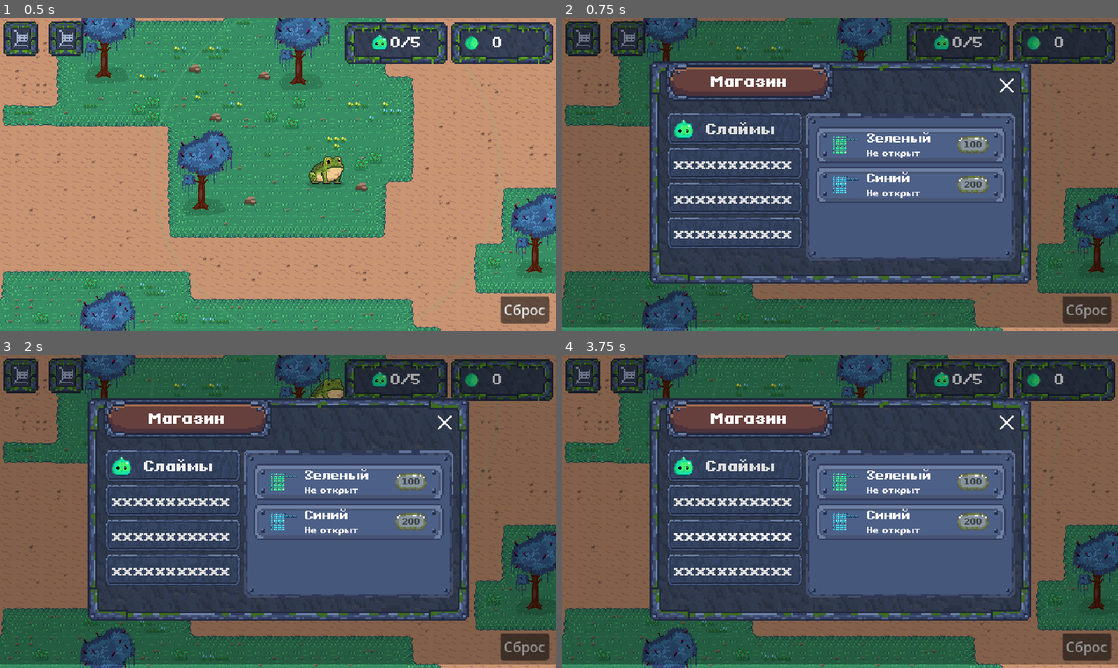
Above: before the commit, frames 1-4 (two rows, left to right).
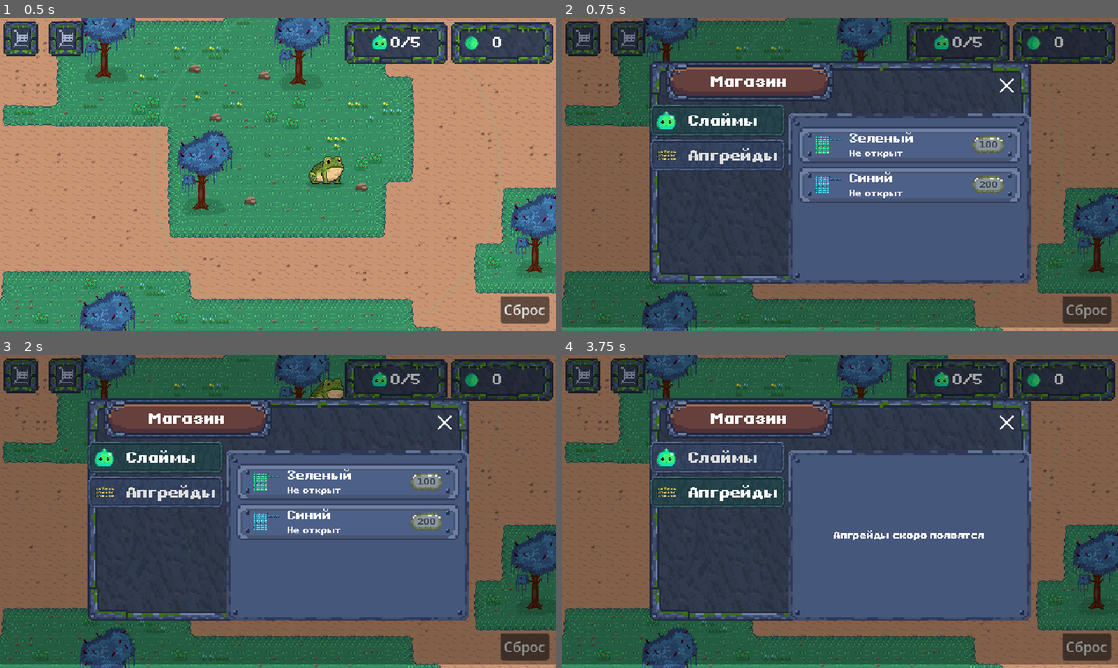
Above: after the commit, the same moments.

Repository: romanchertushkindev-art/animal-merge
Game: Godot game, scene res://Scenes/main.tscn
The game is run twice, just before and just after one commit, with the same random seed, the same clock (stepped at 60 frames per second) and the same inputs.
Inputs (mouse positions are in pixels of both pictures, inside the frame that each line leads up to):
- Up to frame 1 (0.5 s): no input
- Up to frame 2 (0.75 s): click (584, 39) at 0.5 s
- Up to frame 3 (2 s): click "Слаймы" at 1.25 s
- Up to frame 4 (3.75 s): click (734, 502) at 2 s, where only the run before the commit has a clickable "xxxxxxxxxxx"; click (717, 492) at 2.75 s, where only the run after the commit has a clickable "Апгрейды"; click (734, 536) at 3.5 s, where only the run before the commit has a clickable "xxxxxxxxxxx"

Frame 1 is identical in both runs. In frame 2, 12% of the frame differs, in the area x 15-85%, y 27-85%; in frame 3, 12%; in frame 4, 13%.

Commit message:
Магазин: вкладки вместо четырёх захардкоженных кнопок
Три кнопки с текстом «xxxxxxxxxxx» были заготовкой под разделы, но
ничем не управляли: справа всегда открывался список слизней.

- ShopSection (Resource): id, title, icon, content_scene. Разделы
  лежат в .tres рядом со сценой и перечислены в массиве sections у
  ShopContent — новая вкладка добавляется файлом, а не правкой .tscn
- ShopContent: кнопки создаются кодом в ButtonGroup с toggle_mode,
  контент подставляется в хост. Контент строится лениво: сцена
  вкладки создаётся при первом открытии и дальше просто показывается
- slot_selected.tres: у всех кнопок normal/pressed/hover был один и
  тот же стиль, поэтому активную вкладку не было видно
- Список слизней переехал в shop_tab_slimes.tscn, его сигналы больше
  не трогают скрытую вкладку: slime_changed летит на каждую каплю
- shop_item.tscn: карточка растягивается по ширине панели

Вкладка «Апгрейды» — заглушка: системы апгрейдов в игре нет, есть
только лягушка, вшитая в main.tscn как свободный узел.

Проверено headless-тестом (разделы грузятся, переключение, ленивое
кеширование) и скриншотами из настоящей игры.

Diff:
--- /dev/null
+++ b/Resources/tres/uiStyles/shop/slot_selected.tres
@@ -0,0 +1,8 @@
+[gd_resource type="StyleBoxTexture" format=3]
+
+[ext_resource type="Texture2D" path="res://Sprites/ui/slotItem.png" id="1_sel"]
+
+[resource]
+content_margin_left = 8.0
+texture = ExtResource("1_sel")
+modulate_color = Color(0.72, 1, 0.78, 1)
--- /dev/null
+++ b/Resources/ui/dialogs/shop/section_slimes.tres
@@ -0,0 +1,12 @@
+[gd_resource type="Resource" load_steps=4 format=3]
+
+[ext_resource type="Script" path="res://Scripts/ui/shop/shop_section.gd" id="1_script"]
+[ext_resource type="Texture2D" path="res://Sprites/slimes/slime_green_one.png" id="2_icon"]
+[ext_resource type="PackedScene" path="res://Resources/ui/dialogs/shop/shop_tab_slimes.tscn" id="3_scene"]
+
+[resource]
+script = ExtResource("1_script")
+id = "slimes"
+title = "Слаймы"
+icon = ExtResource("2_icon")
+content_scene = ExtResource("3_scene")
--- /dev/null
+++ b/Resources/ui/dialogs/shop/section_upgrades.tres
@@ -0,0 +1,12 @@
+[gd_resource type="Resource" load_steps=4 format=3]
+
+[ext_resource type="Script" path="res://Scripts/ui/shop/shop_section.gd" id="1_script"]
+[ext_resource type="Texture2D" path="res://Sprites/upgrades/frog.png" id="2_icon"]
+[ext_resource type="PackedScene" path="res://Resources/ui/dialogs/shop/shop_tab_upgrades.tscn" id="3_scene"]
+
+[resource]
+script = ExtResource("1_script")
+id = "upgrades"
+title = "Апгрейды"
+icon = ExtResource("2_icon")
+content_scene = ExtResource("3_scene")
--- a/Resources/ui/dialogs/shop/shop_content.tscn
+++ b/Resources/ui/dialogs/shop/shop_content.tscn
@@ -1,99 +1,23 @@
 [gd_scene format=3 uid="uid://fuh0sls2k658"]
 
-[ext_resource type="Script" uid="uid://puqxidl660e" path="res://Scripts/ui/shop/shop_content.gd" id="1_arh1s"]
-[ext_resource type="FontFile" uid="uid://mgslytvy8x0r" path="res://Resources/fonts/pixelFont.ttf" id="2_n2lyt"]
-[ext_resource type="StyleBox" uid="uid://dgckk5bh2ktat" path="res://Resources/tres/uiStyles/shop/slot_normal.tres" id="3_8qh6d"]
-[ext_resource type="Texture2D" uid="uid://dnwmalqb28qt6" path="res://Sprites/slimes/slime_green_one.png" id="4_arh1s"]
-[ext_resource type="Texture2D" uid="uid://c3ql2sgs13pyy" path="res://Sprites/ui/shopRec.png" id="5_arh1s"]
+[ext_resource type="Script" path="res://Scripts/ui/shop/shop_content.gd" id="1_content"]
+[ext_resource type="Script" path="res://Scripts/ui/shop/shop_section.gd" id="2_section"]
+[ext_resource type="Resource" path="res://Resources/ui/dialogs/shop/section_slimes.tres" id="3_slimes"]
+[ext_resource type="Resource" path="res://Resources/ui/dialogs/shop/section_upgrades.tres" id="4_upgrades"]
 
-[sub_resource type="StyleBoxTexture" id="StyleBoxTexture_ncpk5"]
-texture = ExtResource("5_arh1s")
+[node name="ShopContent" type="HBoxContainer"]
+script = ExtResource("1_content")
+sections = Array[ExtResource("2_section")]([ExtResource("3_slimes"), ExtResource("4_upgrades")])
 
-[node name="HBoxContainer2" type="HBoxContainer" unique_id=397478806]
-script = ExtResource("1_arh1s")
-
-[node name="MarginContainer2" type="MarginContainer" parent="." unique_id=843883880]
-layout_mode = 2
-size_flags_vertical = 0
-theme_override_constants/margin_left = 20
-theme_override_constants/margin_top = 10
-
-[node name="VBoxContainer" type="VBoxContainer" parent="MarginContainer2" unique_id=229996915]
+[node name="TabStrip" type="VBoxContainer" parent="."]
+unique_name_in_owner = true
 layout_mode = 2
 size_flags_horizontal = 0
+size_flags_vertical = 0
+theme_override_constants/separation = 4
 
-[node name="Button2" type="Button" parent="MarginContainer2/VBoxContainer" unique_id=462572780]
-custom_minimum_size = Vector2(156, 36)
-layout_mode = 2
-theme_override_constants/h_separation = 15
-theme_override_constants/icon_max_width = 22
-theme_override_fonts/font = ExtResource("2_n2lyt")
-theme_override_font_sizes/font_size = 16
-theme_override_styles/normal = ExtResource("3_8qh6d")
-theme_override_styles/pressed = ExtResource("3_8qh6d")
-theme_override_styles/hover = ExtResource("3_8qh6d")
-text = "Слаймы"
-icon = ExtResource("4_arh1s")
-alignment = 0
-
-[node name="Button" type="Button" parent="MarginContainer2/VBoxContainer" unique_id=311201804]
-custom_minimum_size = Vector2(156, 36)
-layout_mode = 2
-theme_override_constants/h_separation = 15
-theme_override_constants/icon_max_width = 22
-theme_override_fonts/font = ExtResource("2_n2lyt")
-theme_override_font_sizes/font_size = 16
-theme_override_styles/normal = ExtResource("3_8qh6d")
-theme_override_styles/pressed = ExtResource("3_8qh6d")
-theme_override_styles/hover = ExtResource("3_8qh6d")
-text = "xxxxxxxxxxx"
-alignment = 0
-
-[node name="Button3" type="Button" parent="MarginContainer2/VBoxContainer" unique_id=1297266124]
-custom_minimum_size = Vector2(156, 36)
-layout_mode = 2
-theme_override_constants/h_separation = 15
-theme_override_constants/icon_max_width = 22
-theme_override_fonts/font = ExtResource("2_n2lyt")
-theme_override_font_sizes/font_size = 16
-theme_override_styles/normal = ExtResource("3_8qh6d")
-theme_override_styles/pressed = ExtResource("3_8qh6d")
-theme_override_styles/hover = ExtResource("3_8qh6d")
-text = "xxxxxxxxxxx"
-alignment = 0
-
-[node name="Button4" type="Button" parent="MarginContainer2/VBoxContainer" unique_id=416989068]
-custom_minimum_size = Vector2(156, 36)
-layout_mode = 2
-theme_override_constants/h_separation = 15
-theme_override_constants/icon_max_width = 22
-theme_override_fonts/font = ExtResource("2_n2lyt")
-theme_override_font_sizes/font_size = 16
-theme_override_styles/normal = ExtResource("3_8qh6d")
-theme_override_styles/pressed = ExtResource("3_8qh6d")
-theme_override_styles/hover = ExtResource("3_8qh6d")
-text = "xxxxxxxxxxx"
-alignment = 0
-
-[node name="MarginContainer" type="MarginContainer" parent="." unique_id=661299702]
-layout_mode = 2
-theme_override_constants/margin_top = 10
-
-[node name="ScrollContainer" type="ScrollContainer" parent="MarginContainer" unique_id=475740403]
-custom_minimum_size = Vector2(241, 169)
-custom_maximum_size = Vector2(241, 169)
-layout_mode = 2
-theme_override_styles/panel = SubResource("StyleBoxTexture_ncpk5")
-
-[node name="Margins" type="MarginContainer" parent="MarginContainer/ScrollContainer" unique_id=161173694]
+[node name="TabHost" type="MarginContainer" parent="."]
+unique_name_in_owner = true
 layout_mode = 2
 size_flags_horizontal = 3
-size_flags_vertical = 2
-theme_override_constants/margin_left = 11
-theme_override_constants/margin_top = 15
-theme_override_constants/margin_right = 11
-theme_override_constants/margin_bottom = 0
-
-[node name="ItemList" type="VBoxContainer" parent="MarginContainer/ScrollContainer/Margins" unique_id=1870454891]
-unique_name_in_owner = true
-layout_mode = 2
+theme_override_constants/margin_top = 10
--- a/Resources/ui/dialogs/shop/shop_item.tscn
+++ b/Resources/ui/dialogs/shop/shop_item.tscn
@@ -14,6 +14,7 @@
 custom_minimum_size = Vector2(219, 42)
 offset_right = 156.0
 offset_bottom = 42.0
+size_flags_horizontal = 3
 theme_override_styles/panel = SubResource("StyleBoxTexture_u7w0x")
 script = ExtResource("2_adwjv")
 
--- /dev/null
+++ b/Resources/ui/dialogs/shop/shop_tab_slimes.tscn
@@ -0,0 +1,29 @@
+[gd_scene format=3]
+
+[ext_resource type="Script" path="res://Scripts/ui/shop/shop_tab_slimes.gd" id="1_tab"]
+[ext_resource type="Texture2D" path="res://Sprites/ui/shopRec.png" id="2_rec"]
+
+[sub_resource type="StyleBoxTexture" id="StyleBoxTexture_ncpk5"]
+texture = ExtResource("2_rec")
+
+[node name="ShopTabSlimes" type="ScrollContainer"]
+custom_minimum_size = Vector2(241, 169)
+clip_contents = true
+horizontal_scroll_mode = 0
+size_flags_horizontal = 3
+size_flags_vertical = 3
+theme_override_styles/panel = SubResource("StyleBoxTexture_ncpk5")
+script = ExtResource("1_tab")
+
+[node name="Margins" type="MarginContainer" parent="."]
+layout_mode = 2
+size_flags_horizontal = 3
+size_flags_vertical = 2
+theme_override_constants/margin_left = 11
+theme_override_constants/margin_top = 15
+theme_override_constants/margin_right = 11
+theme_override_constants/margin_bottom = 0
+
+[node name="ItemList" type="VBoxContainer" parent="Margins"]
+unique_name_in_owner = true
+layout_mode = 2
--- /dev/null
+++ b/Resources/ui/dialogs/shop/shop_tab_upgrades.tscn
@@ -0,0 +1,29 @@
+[gd_scene format=3]
+
+[ext_resource type="Script" path="res://Scripts/ui/shop/shop_tab_upgrades.gd" id="1_tab"]
+[ext_resource type="Texture2D" path="res://Sprites/ui/shopRec.png" id="2_rec"]
+
+[sub_resource type="StyleBoxTexture" id="StyleBoxTexture_ncpk5"]
+texture = ExtResource("2_rec")
+
+[node name="ShopTabUpgrades" type="Control"]
+custom_minimum_size = Vector2(241, 169)
+size_flags_horizontal = 3
+size_flags_vertical = 3
+script = ExtResource("1_tab")
+
+[node name="Panel" type="PanelContainer" parent="."]
+layout_mode = 1
+anchors_preset = 15
+anchor_right = 1.0
+anchor_bottom = 1.0
+grow_horizontal = 2
+grow_vertical = 2
+theme_override_styles/panel = SubResource("StyleBoxTexture_ncpk5")
+
+[node name="Label" type="Label" parent="Panel"]
+unique_name_in_owner = true
+layout_mode = 2
+text = "Апгрейды скоро появятся"
+horizontal_alignment = 1
+vertical_alignment = 1
--- a/Scripts/ui/shop/shop_content.gd
+++ b/Scripts/ui/shop/shop_content.gd
@@ -1,50 +1,105 @@
 extends HBoxContainer
 class_name ShopContent
 
-@onready var item_list: VBoxContainer = %ItemList
+# Контейнер магазина: слева полоса вкладок, справа хост контента.
+# Сами вкладки не зашиты в сцену — они берутся из массива sections,
+# поэтому новый раздел добавляется файлом .tres, а не правкой .tscn.
+#
+# Контент строится лениво: сцена вкладки создаётся при первом
+# открытии и дальше просто показывается. Это заодно снимает
+# пересборку списка на каждый slime_changed.
 
-const SHOP_ITEM_SCENE := preload("res://Resources/ui/dialogs/shop/shop_item.tscn")
+@onready var tab_strip: VBoxContainer = %TabStrip
+@onready var tab_host: Control = %TabHost
 
-func _ready():
-	if GameState:
-		GameState.slime_changed.connect(_on_slime_changed)
-		GameState.slimes_changed.connect(_on_slimes_changed)
+@export var sections: Array[ShopSection] = []
 
-	build()
+# id -> уже созданная панель
+var _panels: Dictionary = {}
+# id -> кнопка вкладки
+var _buttons: Dictionary = {}
+var _group := ButtonGroup.new()
 
-func _on_slime_changed(_value):
-	# Обновить все карточки (цены, доступность)
-	for item in item_list.get_children():
-		if item.has_method("refresh"):
-			item.refresh()
+# Стили табов. Раньше они жили в .tscn на каждой кнопке; теперь
+# кнопки создаются кодом, поэтому стили переносим сюда.
+const TAB_FONT := preload("res://Resources/fonts/pixelFont.ttf")
+const TAB_STYLE := preload("res://Resources/tres/uiStyles/shop/slot_normal.tres")
+const TAB_STYLE_SELECTED := preload("res://Resources/tres/uiStyles/shop/slot_selected.tres")
+const TAB_SIZE := Vector2(156, 36)
+const TAB_FONT_SIZE := 16
 
-func _on_slimes_changed():
-	if is_visible_in_tree():
-		build()
+func _ready() -> void:
+	if sections.is_empty():
+		push_error("[ShopContent] sections пуст — вкладок не будет")
+		return
+	_build_tabs()
+	show_tab(sections[0].id)
 
-func build():
-	if item_list == null:
-		push_error("[ShopContent] ItemList не найден")
-		return
+func _build_tabs() -> void:
+	for section in sections:
+		var button := _make_tab_button(section)
+		tab_strip.add_child(button)
+		_buttons[section.id] = button
+		button.pressed.connect(show_tab.bind(section.id))
 
-	# Очистка
-	for child in item_list.get_children():
-		child.queue_free()
+func _make_tab_button(section: ShopSection) -> Button:
+	var button := Button.new()
+	button.text = section.title
+	button.icon = section.icon
+	# toggle_mode + общая группа: нажатая вкладка остаётся нажатой,
+	# остальные автоматически отжимаются
+	button.toggle_mode = true
+	button.button_group = _group
+	button.alignment = HORIZONTAL_ALIGNMENT_LEFT
+	button.custom_minimum_size = TAB_SIZE
+	button.focus_mode = Control.FOCUS_NONE
 
-	# Список всех доступных слизней
-	for id in SlimeFactory.get_all_ids():
-		var data: SlimeData = SlimeFactory.get_data(id)
-		if data == null:
-			continue
+	button.add_theme_font_override("font", TAB_FONT)
+	button.add_theme_font_size_override("font_size", TAB_FONT_SIZE)
+	button.add_theme_stylebox_override("normal", TAB_STYLE)
+	button.add_theme_stylebox_override("hover", TAB_STYLE)
+	button.add_theme_stylebox_override("focus", TAB_STYLE)
+	# У вкладки в нажатом состоянии наш стиль активной
+	button.add_theme_stylebox_override("pressed", TAB_STYLE_SELECTED)
+	button.add_theme_constant_override("h_separation", 15)
+	button.add_theme_constant_override("icon_max_width", 22)
+	return button
 
-		var item = SHOP_ITEM_SCENE.instantiate()
-		item_list.add_child(item)
-		item.setup(data)
+func show_tab(id: String) -> void:
+	# Подсветка активной вкладки. Группа сама отожмёт остальные.
+	if _buttons.has(id):
+		(_buttons[id] as Button).button_pressed = true
 
-func _exit_tree():
-	# Отписываемся от сигналов при закрытии
-	if GameState:
-		if GameState.slime_changed.is_connected(_on_slime_changed):
-			GameState.slime_changed.disconnect(_on_slime_changed)
-		if GameState.slimes_changed.is_connected(_on_slimes_changed):
-			GameState.slimes_changed.disconnect(_on_slimes_changed)
+	if not _panels.has(id):
+		var section := _find_section(id)
+		if section == null:
+			push_warning("[ShopContent] нет вкладки «%s»" % id)
+			return
+		if section.content_scene == null:
+			push_warning("[ShopContent] у вкладки «%s» нет content_scene" % id)
+			return
+
+		var panel: Control = section.content_scene.instantiate()
+		tab_host.add_child(panel)
+		_panels[id] = panel
+
+	var target: Control = _panels[id]
+	for key in _panels.keys():
+		(_panels[key] as Control).visible = key == id
+	target.visible = true
+
+	# Цены могли уехать, пока вкладка была скрыта
+	if target.has_method("refresh"):
+		target.refresh()
+	_scroll_to_top(target)
+
+func _find_section(id: String) -> ShopSection:
+	for section in sections:
+		if section.id == id:
+			return section
+	return null
+
+func _scroll_to_top(panel: Control) -> void:
+	for child in panel.get_children():
+		if child is ScrollContainer:
+			(child as ScrollContainer).scroll_vertical = 0
--- /dev/null
+++ b/Scripts/ui/shop/shop_section.gd
@@ -0,0 +1,12 @@
+extends Resource
+class_name ShopSection
+
+# Описание одной вкладки магазина.
+# Чтобы добавить раздел: создать .tres, положить рядом с этим файлом
+# и дописать его в массив sections у ShopContent. Вкладка, сцена
+# контента и кнопка появятся сами.
+
+@export var id: String = ""
+@export var title: String = ""
+@export var icon: Texture2D
+@export var content_scene: PackedScene
--- /dev/null
+++ b/Scripts/ui/shop/shop_tab_slimes.gd
@@ -0,0 +1,56 @@
+extends ScrollContainer
+class_name ShopTabSlimes
+
+# Содержимое вкладки «Слаймы». Живёт своей сценой, магазин только
+# подставляет её в хост вкладок.
+
+@onready var item_list: VBoxContainer = %ItemList
+
+const SHOP_ITEM_SCENE := preload("res://Resources/ui/dialogs/shop/shop_item.tscn")
+
+func _ready():
+	if GameState:
+		GameState.slime_changed.connect(_on_slime_changed)
+		GameState.slimes_changed.connect(_on_slimes_changed)
+	build()
+
+func _on_slime_changed(_value: float) -> void:
+	# slime_changed летит на КАЖДУЮ каплю. Скрытая вкладка не должна
+	# перерисовывать карточки — их всё равно никто не видит.
+	if not is_visible_in_tree():
+		return
+	refresh()
+
+func _on_slimes_changed() -> void:
+	if is_visible_in_tree():
+		build()
+
+# Вызывается магазином, когда вкладку открыли
+func refresh() -> void:
+	for item in item_list.get_children():
+		if item.has_method("refresh"):
+			item.refresh()
+
+func build() -> void:
+	if item_list == null:
+		push_error("[ShopTabSlimes] ItemList не найден")
+		return
+
+	for child in item_list.get_children():
+		child.queue_free()
+
+	for id in SlimeFactory.get_all_ids():
+		var data: SlimeData = SlimeFactory.get_data(id)
+		if data == null:
+			continue
+
+		var item = SHOP_ITEM_SCENE.instantiate()
+		item_list.add_child(item)
+		item.setup(data)
+
+func _exit_tree() -> void:
+	if GameState:
+		if GameState.slime_changed.is_connected(_on_slime_changed):
+			GameState.slime_changed.disconnect(_on_slime_changed)
+		if GameState.slimes_changed.is_connected(_on_slimes_changed):
+			GameState.slimes_changed.disconnect(_on_slimes_changed)
--- /dev/null
+++ b/Scripts/ui/shop/shop_tab_upgrades.gd
@@ -0,0 +1,16 @@
+extends Control
+class_name ShopTabUpgrades
+
+# Вкладка «Апгрейды». Пока это заглушка: системы апгрейдов в игре
+# ещё нет, есть только лягушка, вшитая в main.tscn как свободный узел.
+# Когда появится UpgradeData — наполнять будем здесь.
+
+const PIXEL_FONT := preload("res://Resources/fonts/pixelFont.ttf")
+
+@onready var label: Label = %Label
+
+func _ready() -> void:
+	if label == null:
+		return
+	label.add_theme_font_override("font", PIXEL_FONT)
+	label.add_theme_font_size_override("font_size", 10)
Not shown, added: Scripts/ui/shop/shop_section.gd.uid
Not shown, added: Scripts/ui/shop/shop_tab_slimes.gd.uid
Not shown, added: Scripts/ui/shop/shop_tab_upgrades.gd.uid
